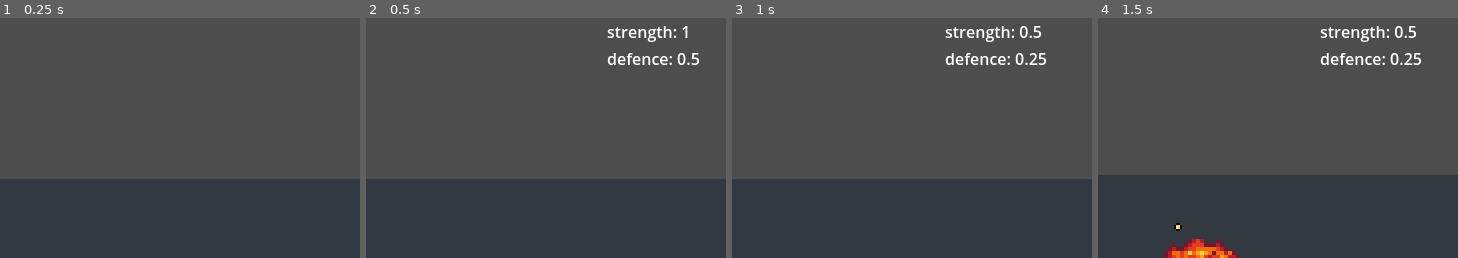
Above: before the commit, frames 1-4 (left to right).
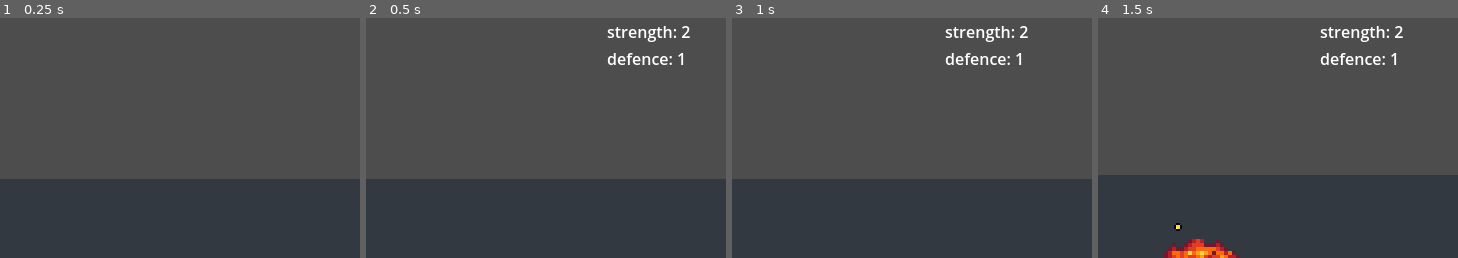
Above: after the commit, the same moments.

Repository: Snayff/not_quite_paradise4
Game: Godot game, scene res://world.tscn
Same seed, same stepped clock (60 frames per second), same inputs: the game is played once before the commit and once after it. The engine's default icon, where the game draws it, is replaced by a stand-in: a white triangle on a blue panel in a dark square.
Inputs:
- Up to frame 1 (0.25 s): no input
- Up to frame 2 (0.5 s): no input
- Up to frame 3 (1 s): hold D (move_right) from 0.53 s (still down); tap Tab (next_active) at 0.6 s
- Up to frame 4 (1.5 s): release D (move_right) at 1.28 s; hold S (move_down) from 1.28 s (still down); tap Space (use_active) at 1.35 s
The pictures show only the part of the screen within x 50-100%, y 16-66%; the shares and areas given below are measured in that part.

Frame 1 is identical in both runs. In frame 2, 0.2% of the frame differs, in the area x 86-93%, y 3-20%; in frame 3, 0.4%, in the area x 78-88%, y 3-20%; in frame 4, 0.4%.

Commit message:
cleaned up after implementation

Diff:
--- a/scenes/abcs/combat_actor.gd
+++ b/scenes/abcs/combat_actor.gd
@@ -57,10 +57,17 @@
 	update_collisions()
 
 	if _supply_container is SupplyContainerComponent:
+		# setup triggers and process for death on health empty
 		var health = _supply_container.get_supply(Constants.SUPPLY_TYPE.health)
+		health.emptied.connect(func(): died.emit())  # inform of death when empty
+
+		# and hit effects
 		health.value_decreased.connect(_on_hit_flash.activate.unbind(1))  # activate flash on hit
-		health.emptied.connect(func(): died.emit())  # inform of death when empty
 		health.value_decreased.connect(_damage_numbers.display_number)
+
+		# setup triggers and process for exhaustion on stamina empty
+		var stamina = _supply_container.get_supply(Constants.SUPPLY_TYPE.stamina)
+		stamina.emptied.connect(_apply_exhaustion)
 
 	if _physics_movement is PhysicsMovementComponent:
 		_physics_movement.is_attached_to_player = _is_player
@@ -70,11 +77,6 @@
 	combat_active_container.has_ready_active.connect(func(): _num_ready_actives += 1)  # support knowing when to auto cast
 	combat_active_container.new_active_selected.connect(func(active): _target = active.target_actor) # update target to match that of selected active
 	combat_active_container.new_target.connect(func(target): _target = target)
-
-	await get_tree().process_frame
-	var t = Exhaustion.new(self)
-	boons_banes.add_boon_bane(t)
-
 
 func _process(delta: float) -> void:
 	_global_cast_cd_counter -= delta
@@ -104,4 +106,9 @@
 func update_collisions() -> void:
 	Utility.update_body_collisions(self, allegiance.team, Constants.TARGET_OPTION.other, _target)
 
+## add the [Exhaustion] [BoonBane]. assumed to trigger after stamina is emptied.
+func _apply_exhaustion() -> void:
+	var exhaustion: Exhaustion = Exhaustion.new(self)
+	boons_banes.add_boon_bane(exhaustion)
+
 #endregion
--- a/scripts/abcs/boon_bane.gd
+++ b/scripts/abcs/boon_bane.gd
@@ -62,9 +62,7 @@
 		await get_tree().process_frame
 		activate()
 
-	# we apply later, so setup timers
-	else:
-		_setup_timers()
+	_setup_timers()
 
 ## init and configure required timers
 func _setup_timers() -> void:
--- a/scripts/boon_banes/exhaustion.gd
+++ b/scripts/boon_banes/exhaustion.gd
@@ -37,7 +37,6 @@
 	# config behaviour
 	# NOTE: until can come up with a good way to edit in the editor just hardcode it
 	trigger = Constants.TRIGGER.passive
-	_duration_type = Constants.DURATION_TYPE.until_removed
 	is_unique = true
 
 	# create the effect
--- a/scripts/components/functionals/stat_container.gd
+++ b/scripts/components/functionals/stat_container.gd
@@ -34,8 +34,6 @@
 	_check_for_duplicates()
 
 ## check the _stats for multiple of the same stat and generate an error if there is a duplicate
-##
-## TODO: this should be an editor warning, too
 func _check_for_duplicates() -> void:
 	var check_array = []
 	for stat in _stats:
@@ -58,9 +56,7 @@
 
 func add_mod(stat_type: Constants.STAT_TYPE, mod: StatModData) -> void:
 	var stat = get_stat(stat_type)
-	print(Utility.get_enum_name(Constants.STAT_TYPE, stat_type), " modified from ", stat.value)
 	stat.add_mod(mod)
-	print("-> to ", stat.value)
 
 func remove_mod(stat_type: Constants.STAT_TYPE, mod: StatModData) -> void:
 	var stat = get_stat(stat_type)
--- a/scripts/effects/apply_stat_mod_effect.gd
+++ b/scripts/effects/apply_stat_mod_effect.gd
@@ -1,6 +1,5 @@
 ## apply one or more [StatModData]s to a target.
 #@icon("")
-#class_name XXX
 class_name ApplyStatModEffect
 extends Effect
 
